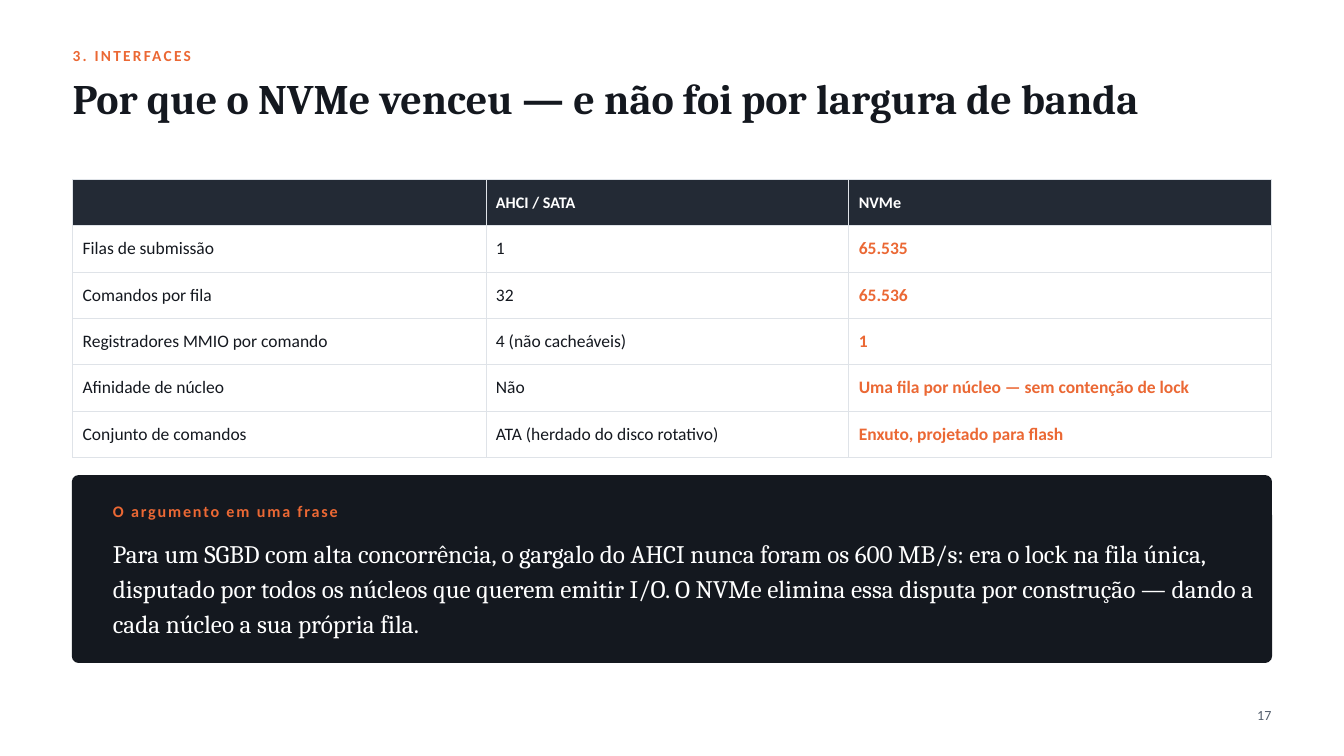
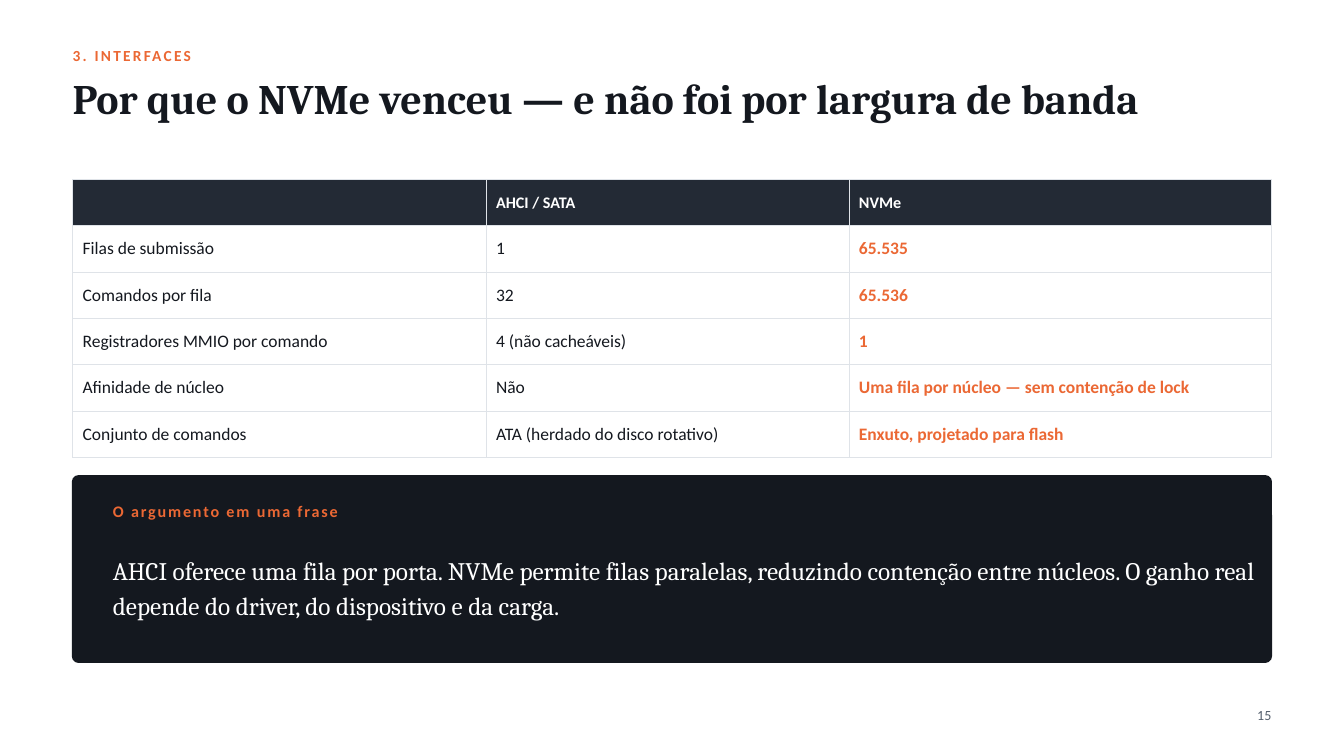
Before and after one commit to guilherme-hu/Trabalho-CBD, a slide deck: slide 16 of Storage e Interfaces/Slides_Armazenamento_SBD.pptx (slide 18 before the commit). Drawn at 1344x756 pixels with LibreOffice and Linux fonts; fonts in the diff are those of the drawing. Boxes give left, top, right and bottom in pixels: in the first picture for what was removed or moved away, otherwise in the second. Text is boxed around its words. In the diff, an @@ line names an element or a change of style, - is before the commit and + after.

Commit message:
Revisa entregas de Storage e NAS/SAN/AST
Corrige unidades, preços e afirmações técnicas dos relatórios.

Enxuga e regenera PDFs, apresentações e gráficos, preservando os requisitos dos enunciados.

Fortalece os verificadores de consistência e normaliza a estrutura dos arquivos PPTX.

```diff
--- a/Storage e Interfaces/Slides_Armazenamento_SBD.pptx
+++ b/Storage e Interfaces/Slides_Armazenamento_SBD.pptx
@@ text at (113, 562, 1254, 621): text changed @@
-Para um SGBD com alta concorrência, o gargalo do AHCI nunca foram os 600 MB/s: era o lock na fila única, disputado por todos os núcleos que querem emitir I/O. O NVMe elimina essa disputa por construção — dando a cada núcleo a sua própria fila.
+AHCI oferece uma fila por porta. NVMe permite filas paralelas, reduzindo contenção entre núcleos. O ganho real depende do driver, do dispositivo e da carga.
@@ text at (1257, 711, 1271, 720): text changed @@
-17
+15
```
Also in this commit, not shown: 18 other slides changed, 4 slides removed, 19 other files.
